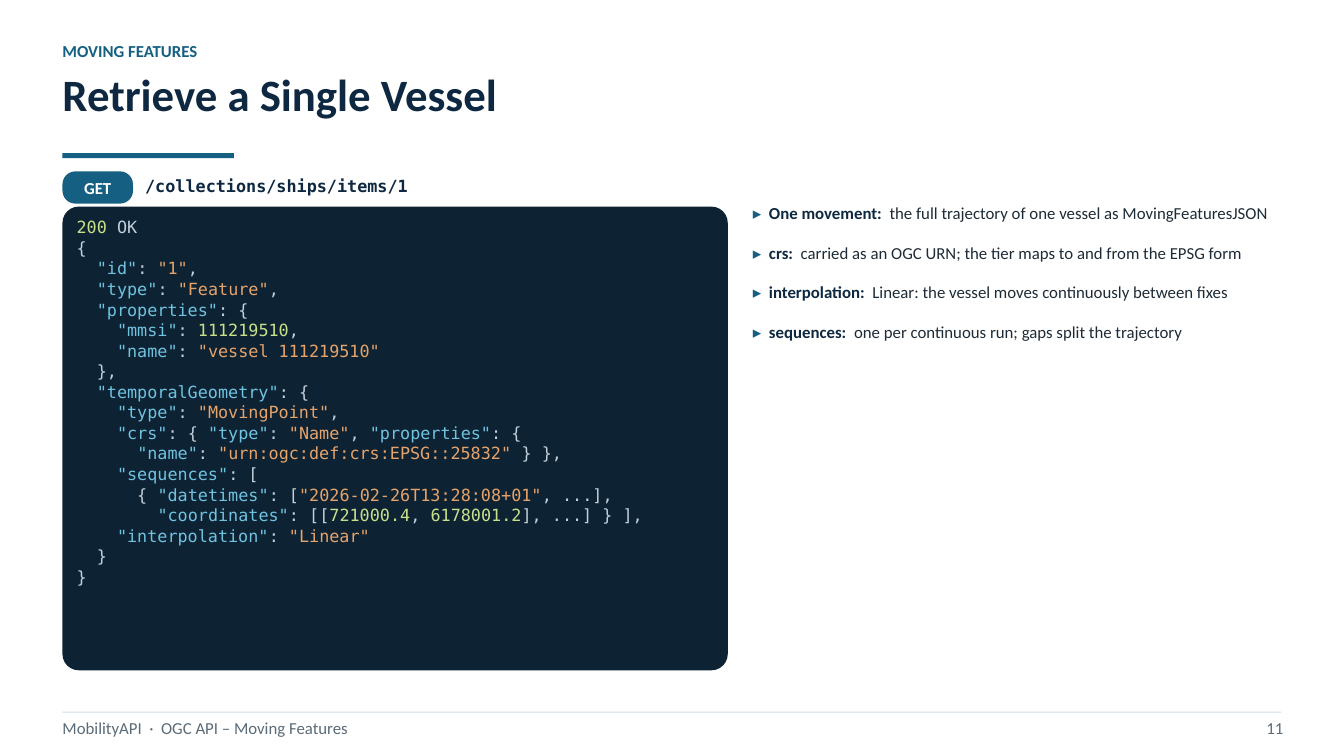
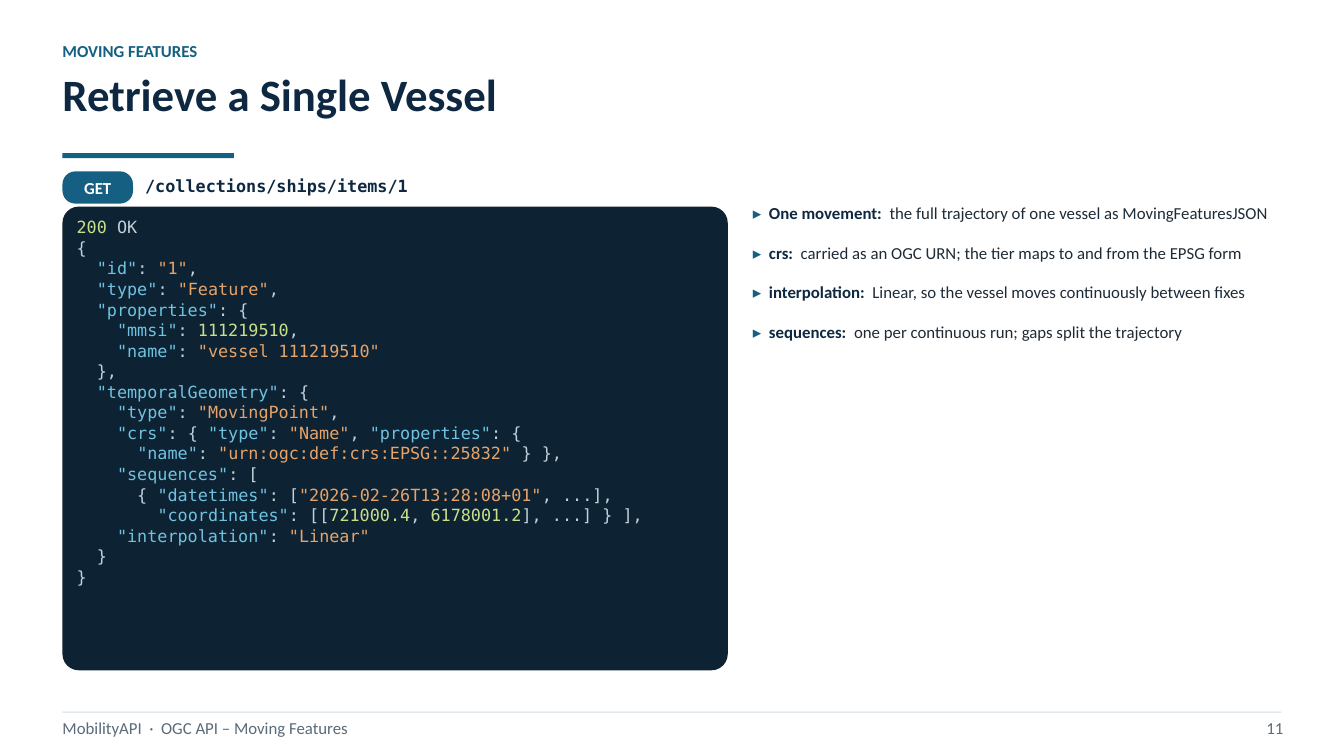
Before and after one commit to MobilityDB/MobilityAPI, a slide deck: slide 14 of MobilityAPIV5.pptx. Drawn at 1344x756 pixels with LibreOffice and Linux fonts; fonts in the diff are those of the drawing. Boxes give left, top, right and bottom in pixels: in the first picture for what was removed or moved away, otherwise in the second. Text is boxed around its words. In the diff, an @@ line names an element or a change of style, - is before the commit and + after.

```diff
--- a/MobilityAPIV5.pptx
+++ b/MobilityAPIV5.pptx
@@ text at box(769, 286, 1245, 301): text changed @@
-▸ interpolation: Linear: the vessel moves continuously between fixes
+▸ interpolation: Linear, so the vessel moves continuously between fixes
```
Also in this commit, not shown: 16 other slides changed, 2 slides added, 1 slide removed, 1 other file.
